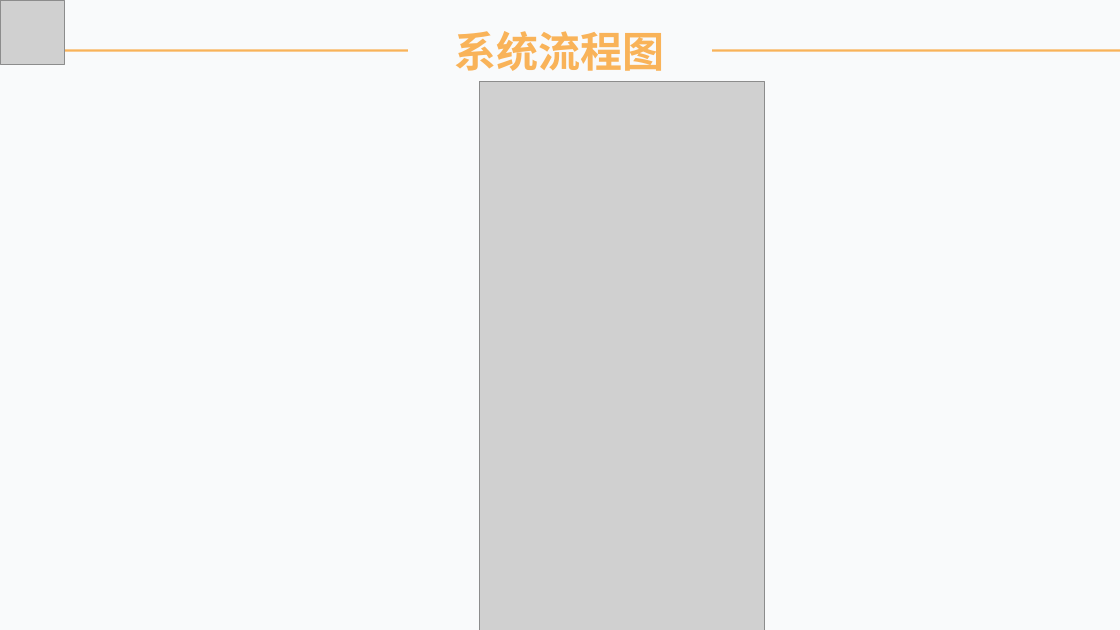
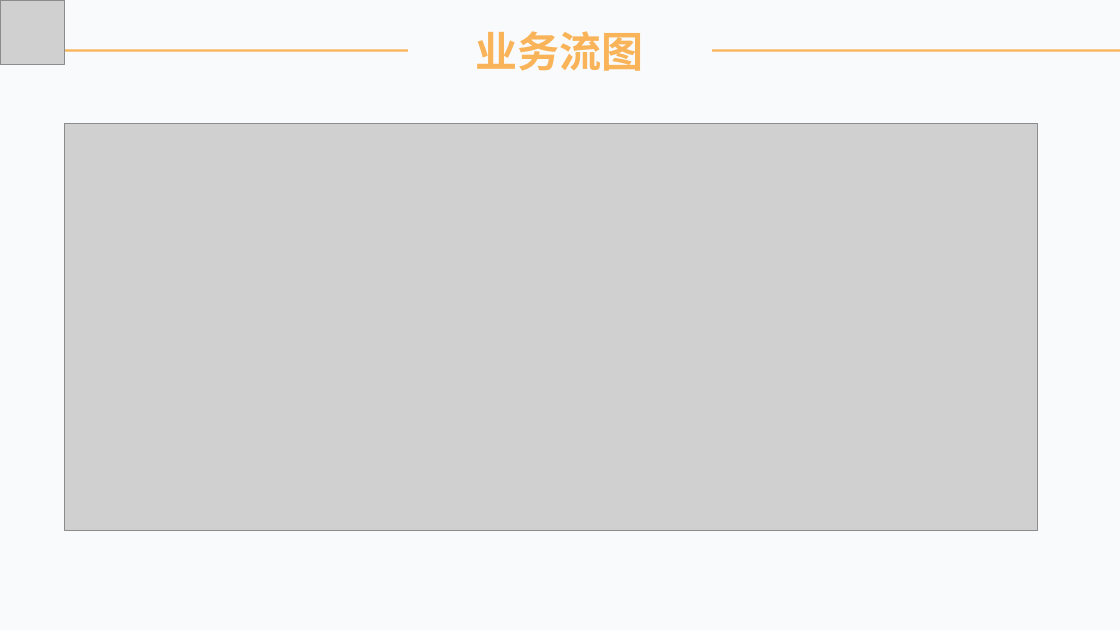
Before and after one commit to lorenzoyoung/ZUCC-Lazy-Bone, a slide deck: slide 14 of 评审PPT/SE2019春-G11-总体设计/SE2019春-G11-软件总体设计(SDP+SSDD)PPT.pptx. Drawn at 1120x630 pixels with LibreOffice and Linux fonts; fonts in the diff are those of the drawing; grey boxes stand for pictures. Boxes give left, top, right and bottom in pixels: in the first picture for what was removed or moved away, otherwise in the second. Text is boxed around its words. In the diff, an @@ line names an element or a change of style, - is before the commit and + after.

```diff
--- a/评审PPT/SE2019春-G11-总体设计/SE2019春-G11-软件总体设计(SDP+SSDD)PPT.pptx
+++ b/评审PPT/SE2019春-G11-总体设计/SE2019春-G11-软件总体设计(SDP+SSDD)PPT.pptx
@@ text "业务流图": place and size @@
-text "业务流图" at [408,21,712,81]
+text "业务流图" at [476,31,644,71]
@@ text at [476,31,644,71]: text changed @@
-系统流程图
+业务流图
@@ picture removed at [480,82,764,630] @@
@@ picture added at [65,124,1038,531] @@
```
Also in this commit, not shown: 3 other slides changed, 11 other files.
